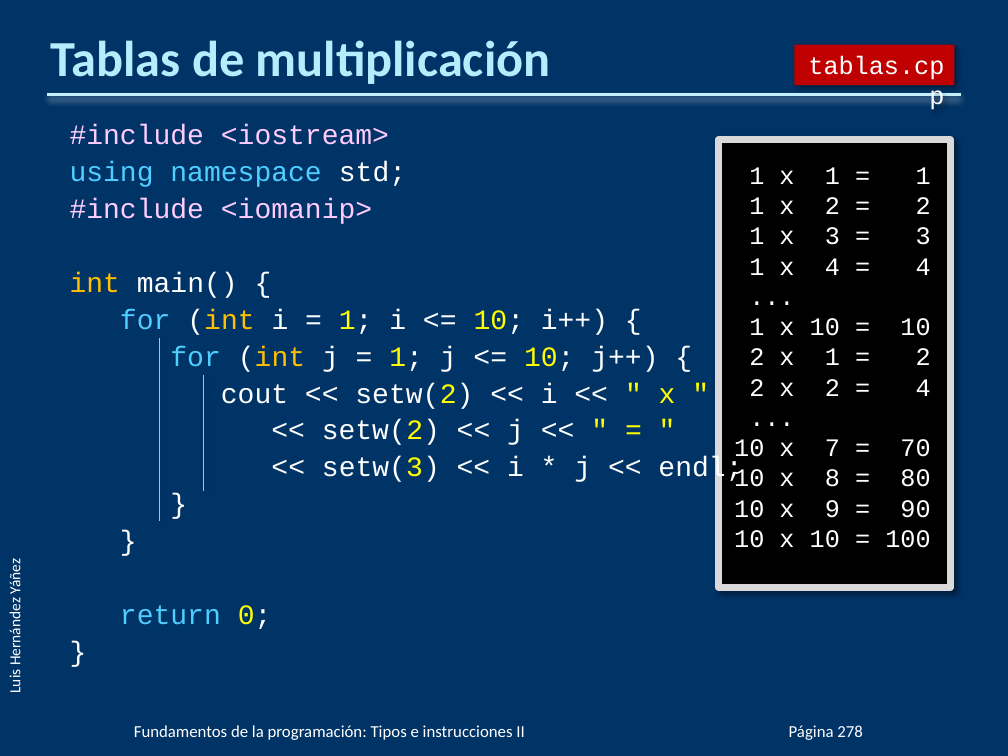
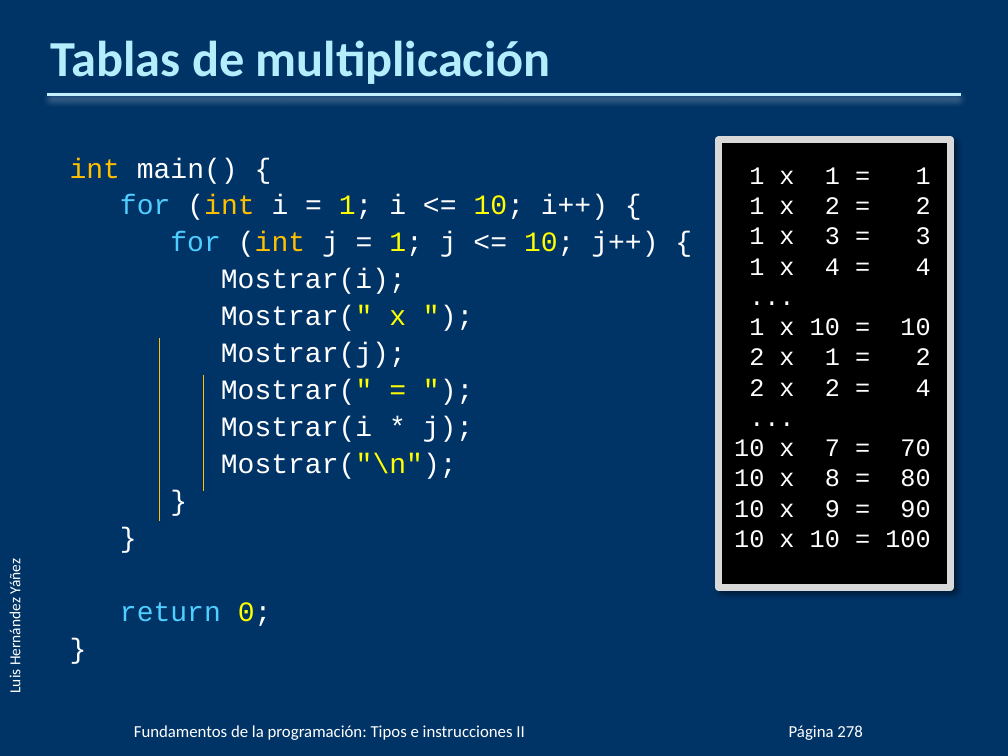
Before and after one commit to cmdgeneration/01-Fundamentos, a slide deck: slide 54 of PPTs/FP03.pptx. Drawn at 1008x756 pixels with LibreOffice and Linux fonts; fonts in the diff are those of the drawing; background and template pictures are left out. Boxes give left, top, right and bottom in pixels: in the first picture for what was removed or moved away, otherwise in the second. Text is boxed around its words. In the diff, an @@ line names an element or a change of style, - is before the commit and + after.

```diff
--- a/PPTs/FP03.pptx
+++ b/PPTs/FP03.pptx
@@ rectangle removed at bbox=[794, 44, 955, 85] @@
-tablas.cpp
@@ text at bbox=[70, 124, 406, 224]: paragraphs removed @@
-  #include <iostream>
-  using namespace std;
-  #include <iomanip>
@@ text at bbox=[221, 269, 473, 479]: text changed @@
-  cout << setw(2) << i << " x "
-  << setw(2) << j << " = "
-  << setw(3) << i * j << endl;
+  Mostrar(i);
+  Mostrar(" x ");
+  Mostrar(j);
+  Mostrar(" = ");
+  Mostrar(i * j);
+  Mostrar("\n");
```
Also in this commit, not shown: 41 other slides changed, 4 other files.
